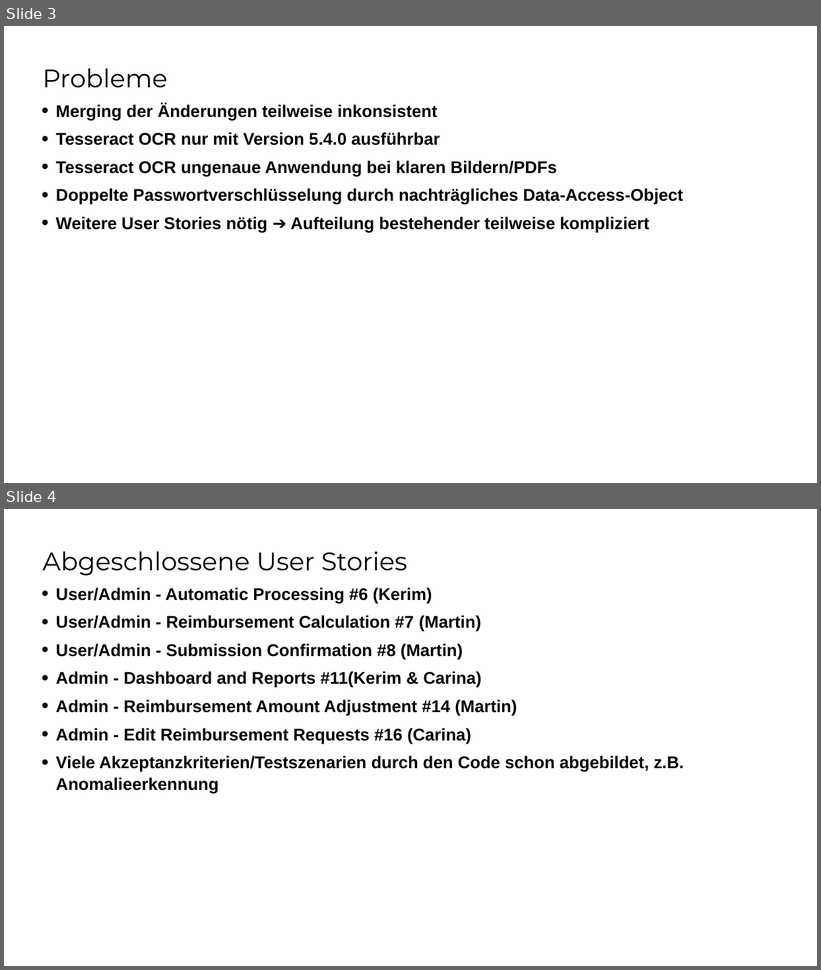
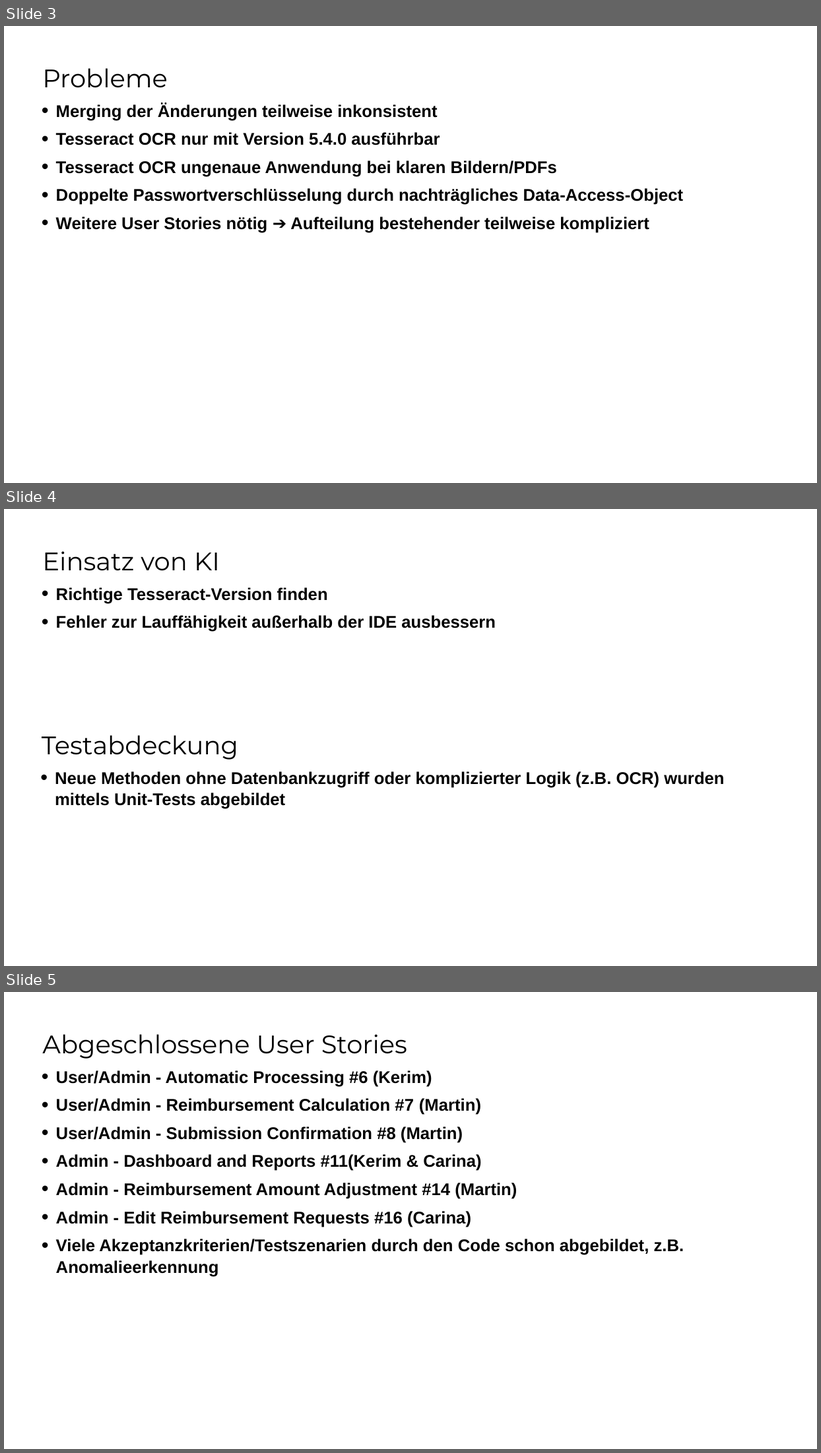
Before and after one commit to jku-win-se/teaching-2025.ss.prse.braeuer.team1, a slide deck: docs/ReleaseV0_2_0.pptx. Shown one above the other, each under a label of ours: slides 3 and 4 before the commit, slides 3, 4 and 5 after it. The pictures are 821x970 and 821x1453 pixels, drawn with LibreOffice and Linux fonts; fonts in the diff are those of the drawing; background and template pictures are left out. Boxes give left, top, right and bottom in pixels: in the first picture for what was removed or moved away, otherwise in the second. Text is boxed around its words. In the diff, an @@ line names an element or a change of style, - is before the commit and + after.

```diff
--- a/docs/ReleaseV0_2_0.pptx
+++ b/docs/ReleaseV0_2_0.pptx
@@ slide 4 added at (x1=4, y1=509, x2=817, y2=966), background #FFFFFF @@
@@ title added at (x1=42, y1=551, x2=220, y2=571), 30 pt, text #000000 @@
+Einsatz von KI
@@ text added at (x1=56, y1=588, x2=496, y2=632), 20 pt, text #000000, bold @@
+  • Richtige Tesseract-Version finden
+  • Fehler zur Lauffähigkeit außerhalb der IDE ausbessern
@@ text added at (x1=42, y1=735, x2=238, y2=760), 30 pt, text #000000 @@
+Testabdeckung
@@ text added at (x1=55, y1=772, x2=724, y2=809), 20 pt, text #000000, bold @@
+  • Neue Methoden ohne Datenbankzugriff oder komplizierter Logik (z.B. OCR) wurden mittels Unit-Tests abgebildet
@@ what was slide 4 is now slide 5 @@
```
Also in this commit, not shown: 3 other files.
